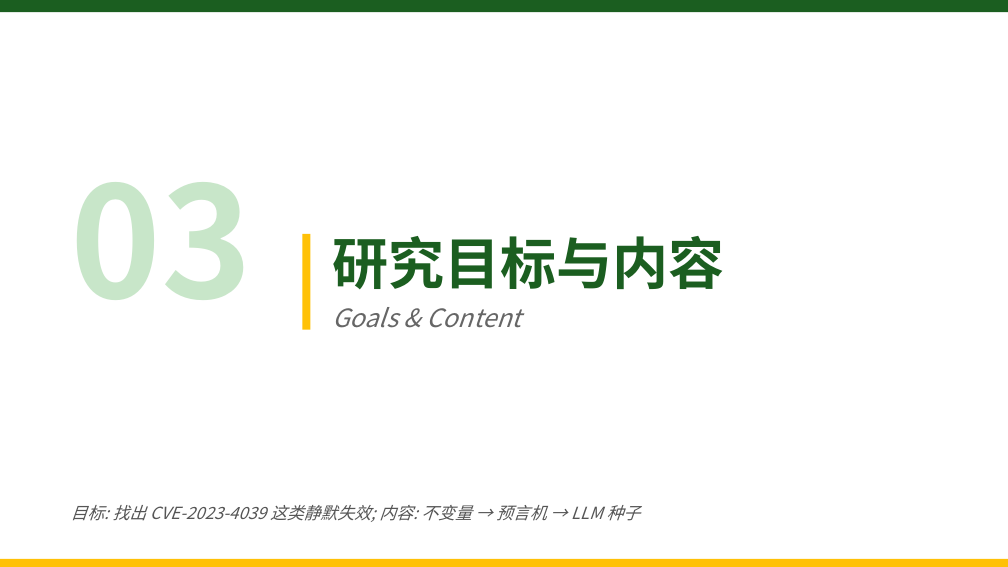
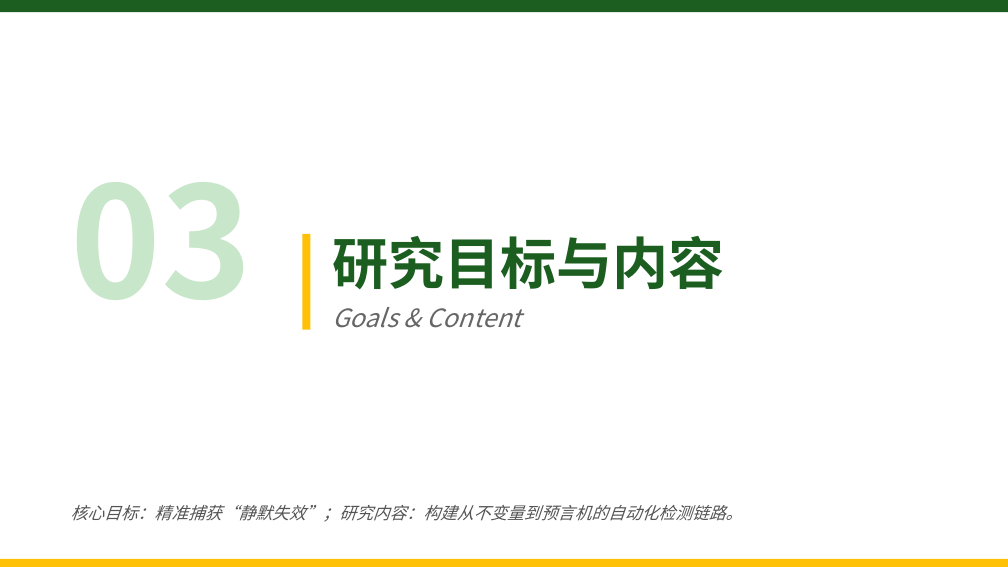
Before and after one commit to zjy-dev/de-fuzz, a slide deck: slide 9 of docs/presentations/pptx-workspace/开题答辩-DeFuzz.pptx (slide 7 before the commit). Drawn at 1008x567 pixels with LibreOffice and Linux fonts; fonts in the diff are those of the drawing. Boxes give left, top, right and bottom in pixels: in the first picture for what was removed or moved away, otherwise in the second. Text is boxed around its words. In the diff, an @@ line names an element or a change of style, - is before the commit and + after.

```diff
--- a/docs/presentations/pptx-workspace/开题答辩-DeFuzz.pptx
+++ b/docs/presentations/pptx-workspace/开题答辩-DeFuzz.pptx
@@ text at (71, 505, 743, 522): text changed @@
-目标: 找出 CVE-2023-4039 这类静默失效; 内容: 不变量 → 预言机 → LLM 种子
+核心目标：精准捕获“静默失效”；研究内容：构建从不变量到预言机的自动化检测链路。
```
Also in this commit, not shown: 14 other slides changed, 5 slides added, 2 slides removed, 15 other files.
